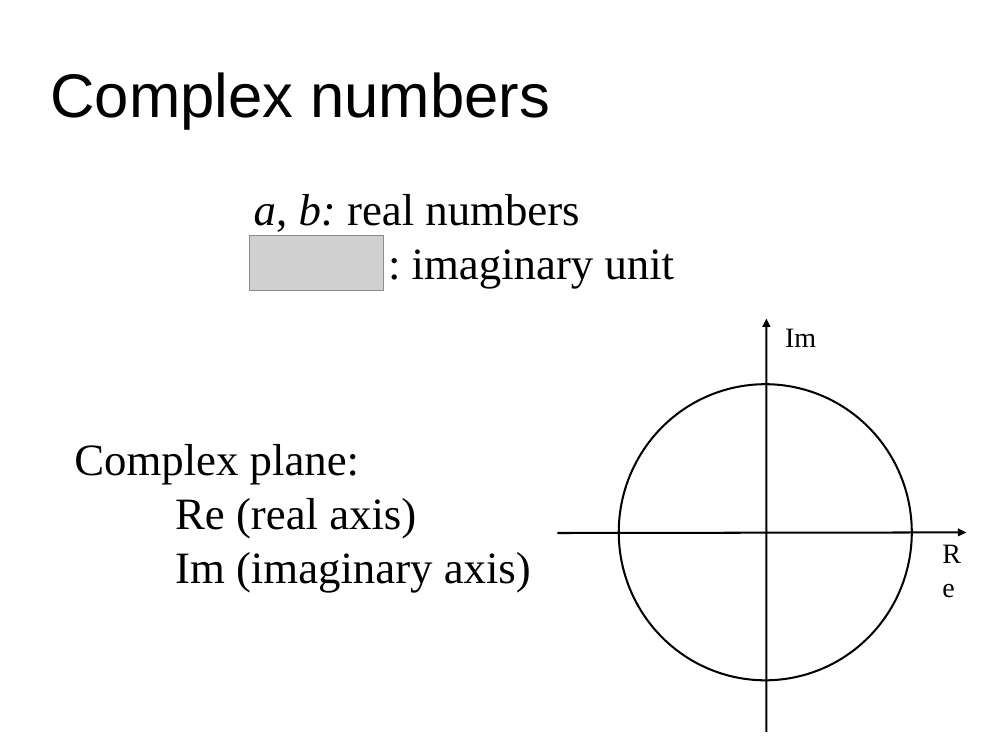
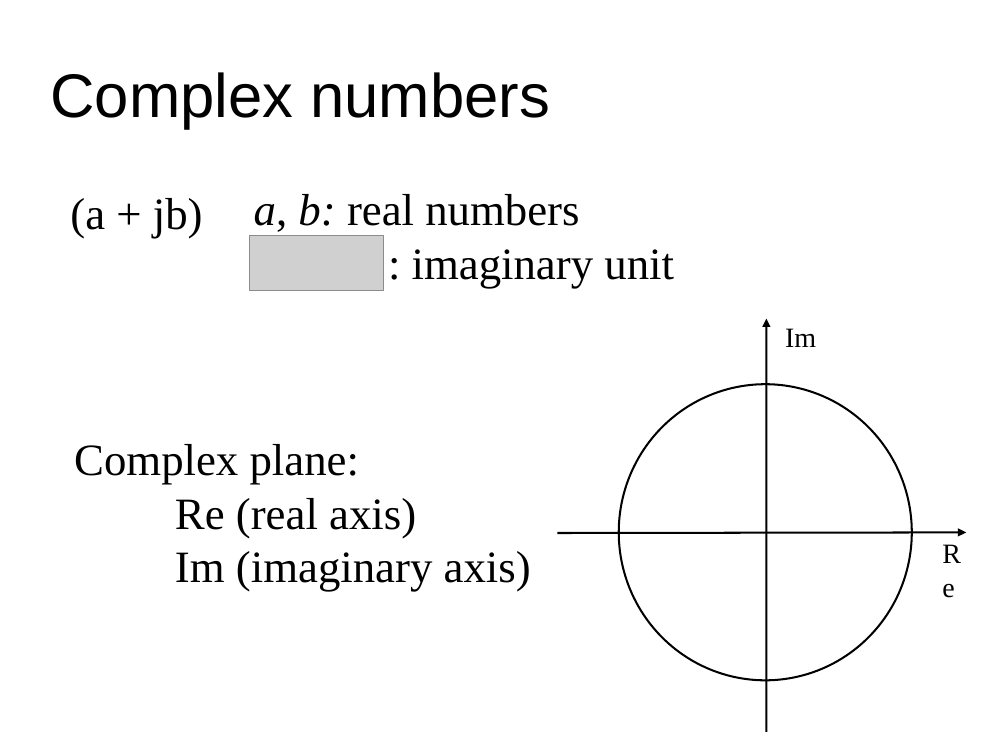
Before and after one commit to MTG/sms-tools, a slide deck: slide 5 of lectures/01-Introduction/1T4-Basic-mathematics.odp. Drawn at 1008x756 pixels with LibreOffice and Linux fonts; fonts in the diff are those of the drawing; grey boxes stand for pictures. Boxes give left, top, right and bottom in pixels: in the first picture for what was removed or moved away, otherwise in the second. Text is boxed around its words. In the diff, an @@ line names an element or a change of style, - is before the commit and + after.

```diff
--- a/lectures/01-Introduction/1T4-Basic-mathematics.odp
+++ b/lectures/01-Introduction/1T4-Basic-mathematics.odp
@@ text added at (70,198,203,238), 32 pt, text #000000 @@
+(a + jb)
```
Also in this commit, not shown: 1 other slide changed, 1 other file.
